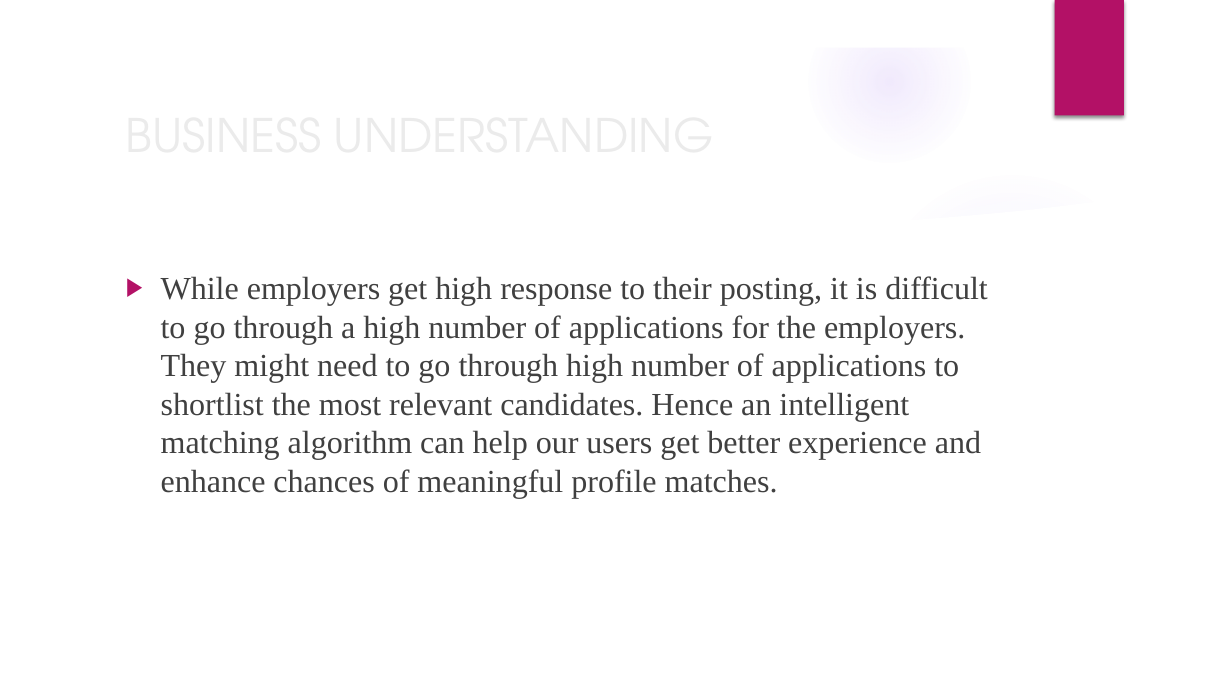
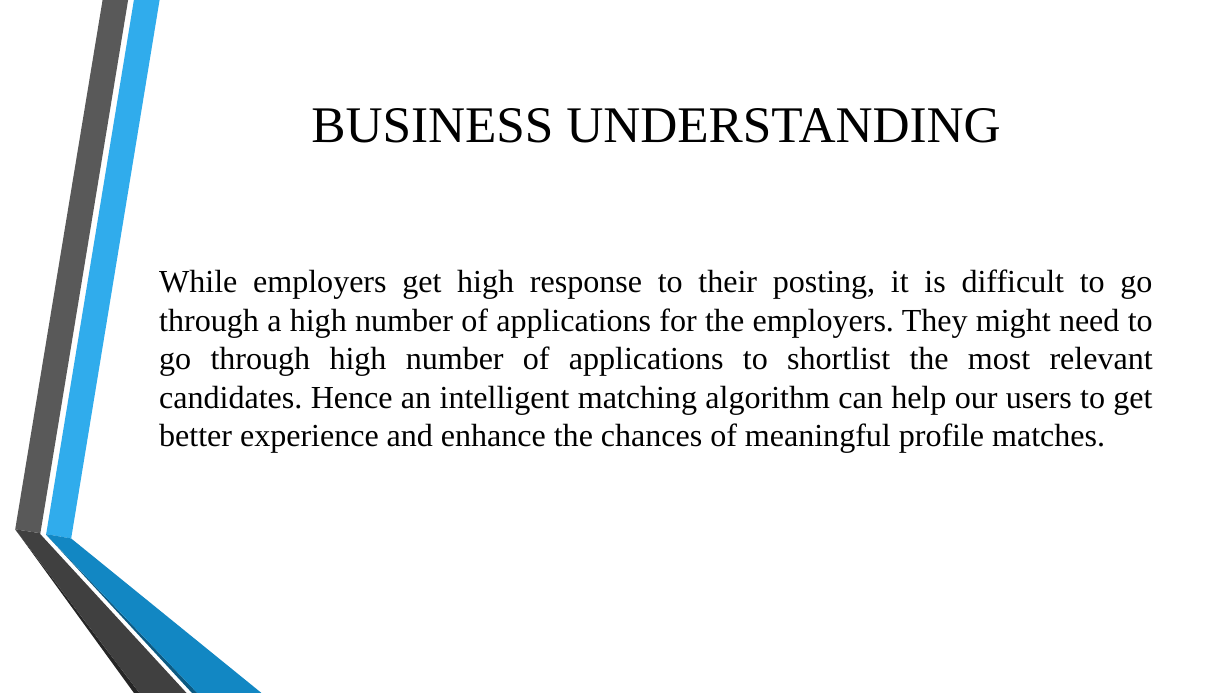
Before and after one commit to nihitjain11/IBM_MiniProject-II, a slide deck: slide 6 of Presentation1.pptx. Drawn at 1232x693 pixels with LibreOffice and Linux fonts; fonts in the diff are those of the drawing; background and template pictures are left out. Boxes give left, top, right and bottom in pixels: in the first picture for what was removed or moved away, otherwise in the second. Text is boxed around its words. In the diff, an @@ line names an element or a change of style, - is before the commit and + after.

```diff
--- a/Presentation1.pptx
+++ b/Presentation1.pptx
@@ group removed at [0, 0, 1232, 693]: 4 ellipses, 2 freeform shapes @@
@@ rectangle removed at [1055, 0, 1124, 116] @@
@@ title "BUSINESS UNDERSTANDING": place and size @@
-title "BUSINESS UNDERSTANDING" at [116, 98, 1002, 169]
+title "BUSINESS UNDERSTANDING" at [311, 108, 1000, 143]
@@ title "BUSINESS UNDERSTANDING" at [311, 108, 1000, 143]: size 36 to 40 pt, font TeX Gyre Adventor to Times New Roman, text colour #EBEBEB to #000000; alignment left to centre @@
@@ text "While employers get high response ..." at [159, 269, 1153, 453]: vertical alignment top to middle @@
@@ text at [159, 269, 1153, 453]: text changed; text colour #404040 to #000000 @@
-▶ While employers get high response to their posting, it is difficult to go through a high number of applications for the employers. They might need to go through high number of applications to shortlist the most relevant candidates. Hence an intelligent matching algorithm can help our users get better experience and enhance chances of meaningful profile matches.
+While employers get high response to their posting, it is difficult to go through a high number of applications for the employers. They might need to go through high number of applications to shortlist the most relevant candidates. Hence an intelligent matching algorithm can help our users to get better experience and enhance the chances of meaningful profile matches.
@@ group added at [15, 0, 262, 693]: 6 freeform shapes @@
```
Also in this commit, not shown: 12 other slides changed, 7 slides added, 3 slides removed.
